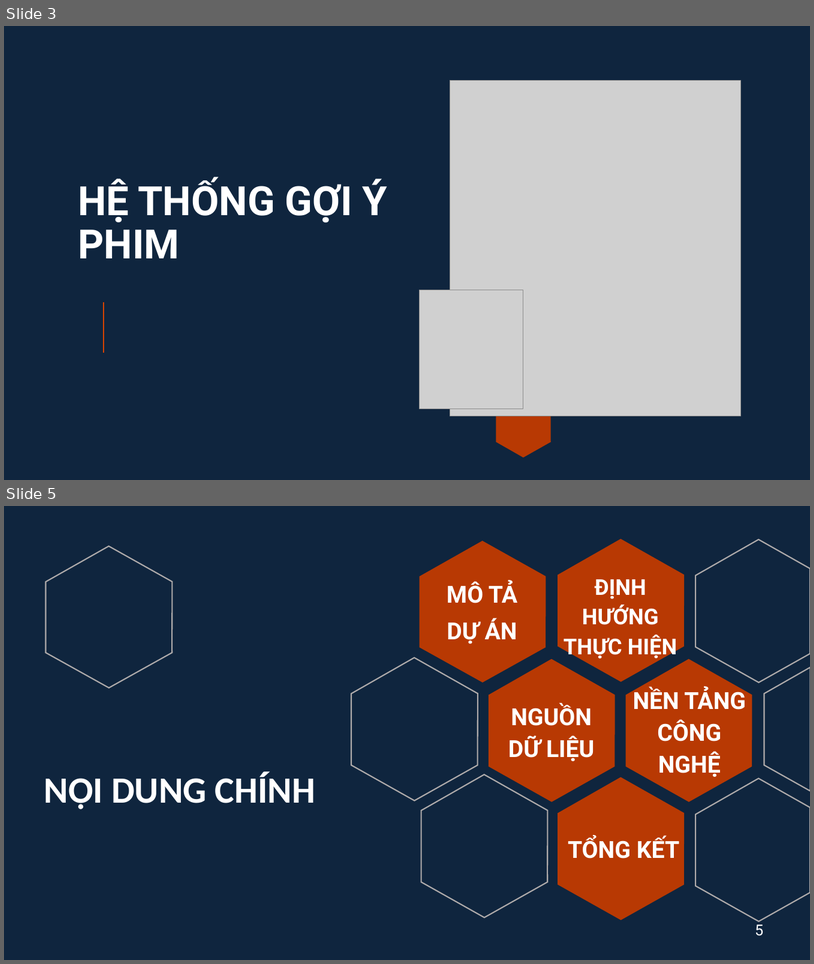
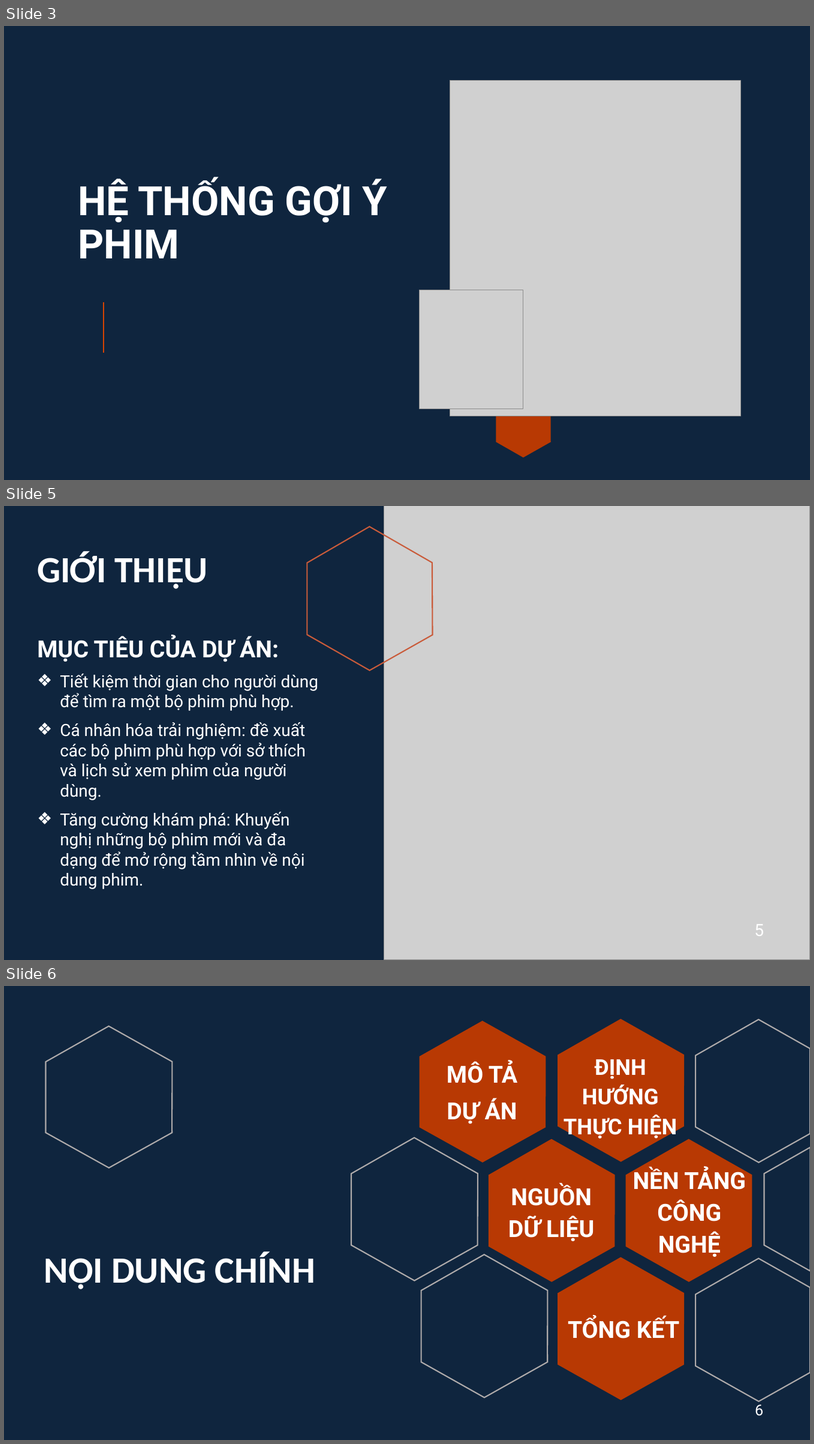
Before and after one commit to minhsieu9102003/IT3160_147728_Gr14, a slide deck: 1/slide_w1+2.pptx. Shown one above the other, each under a label of ours: slides 3 and 5 before the commit, slides 3, 5 and 6 after it; the slides between them are not shown. The pictures are 814x964 and 814x1444 pixels, drawn with LibreOffice and Linux fonts; fonts in the diff are those of the drawing; grey boxes stand for pictures. Boxes give left, top, right and bottom in pixels: in the first picture for what was removed or moved away, otherwise in the second. Text is boxed around its words. In the diff, an @@ line names an element or a change of style, - is before the commit and + after.

```diff
--- a/1/slide_w1+2.pptx
+++ b/1/slide_w1+2.pptx
@@ slide 5 added at (x1=4, y1=506, x2=810, y2=960), background #0F253E @@
@@ picture added at (x1=384, y1=506, x2=810, y2=960) @@
@@ freeform shape added at (x1=307, y1=526, x2=432, y2=670), outline #C95B3A 1.5 pt @@
@@ title added at (x1=37, y1=552, x2=208, y2=589), 44 pt, text #FFFFFF, bold @@
+GIỚI THIỆU
@@ text added at (x1=37, y1=636, x2=318, y2=889), 20 pt, text #FFFFFF @@
+MỤC TIÊU CỦA DỰ ÁN:
+❖ Tiết kiệm thời gian cho người dùng để tìm ra một bộ phim phù hợp.
+❖ Cá nhân hóa trải nghiệm: đề xuất các bộ phim phù hợp với sở thích và lịch sử xem phim của người dùng.
+❖ Tăng cường khám phá: Khuyến nghị những bộ phim mới và đa dạng để mở rộng tầm nhìn về nội dung phim.
@@ page number added at (x1=755, y1=924, x2=764, y2=936), 20 pt, text #FFFFFF @@
+5
@@ what was slide 5 is now slide 6 @@
@@ page number at (x1=755, y1=1401, x2=764, y2=1416): text changed @@
-5
+6
```
Also in this commit, not shown: 1 slide changed, 12 other files.
